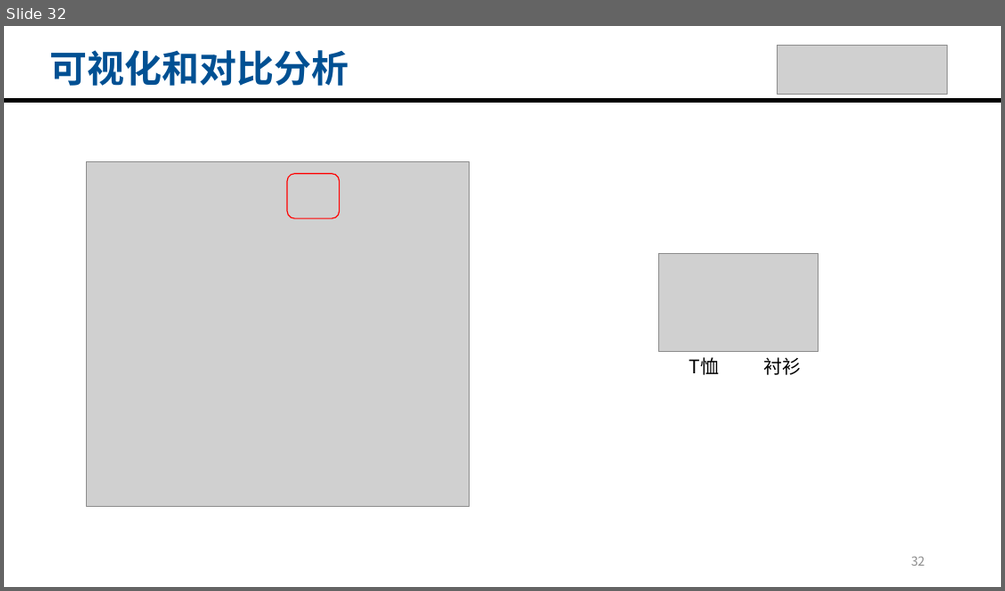
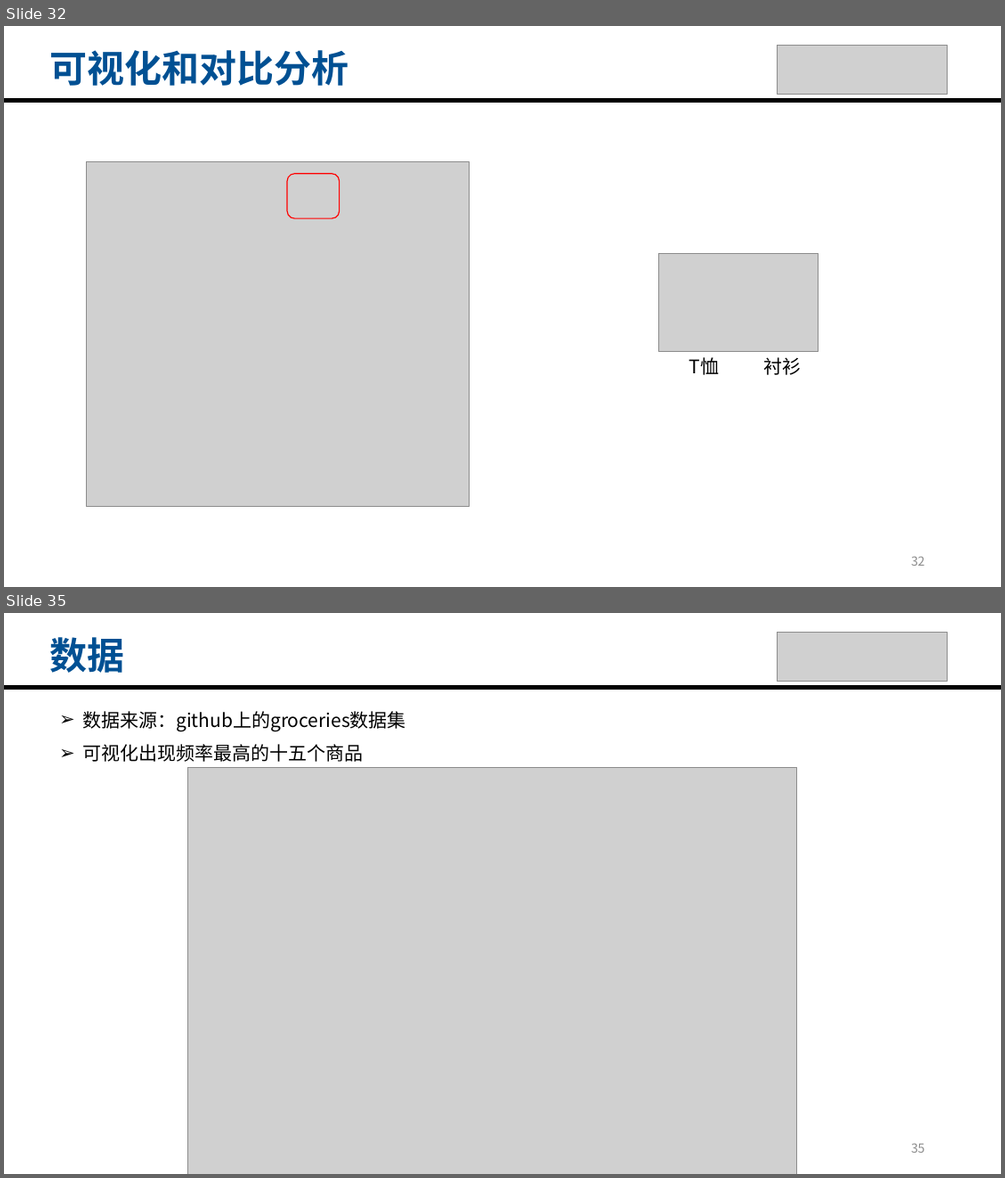
Before and after one commit to c4chuan/HomeWork, a slide deck: 2024/DataMiningandAnalysis/空白模板.pptx. Shown one above the other, each under a label of ours: slide 32 before the commit, slides 32 and 35 after it; the slides between them are not shown. The pictures are 1005x591 and 1005x1178 pixels, drawn with LibreOffice and Linux fonts; fonts in the diff are those of the drawing; grey boxes stand for pictures. Boxes give left, top, right and bottom in pixels: in the first picture for what was removed or moved away, otherwise in the second. Text is boxed around its words. In the diff, an @@ line names an element or a change of style, - is before the commit and + after.

```diff
--- a/2024/DataMiningandAnalysis/空白模板.pptx
+++ b/2024/DataMiningandAnalysis/空白模板.pptx
@@ slide 35 added at [4,613,1001,1174], background #FFFFFF @@
@@ text added at [50,637,125,673], 36 pt, text #005093, bold @@
+数据
@@ picture added at [777,633,947,682] @@
@@ line added from (4, 687) to (1001, 687), #000000 4.5 pt @@
@@ text added at [82,711,406,762], 18 pt, text #000000 @@
+➢ 数据来源：github上的groceries数据集
+➢ 可视化出现频率最高的十五个商品
@@ picture added at [187,768,797,1174] @@
@@ page number added at [911,1143,925,1152], 12 pt, text #8C8C8C @@
+35
```
Also in this commit, not shown: 7 other slides added, 8 other files.
